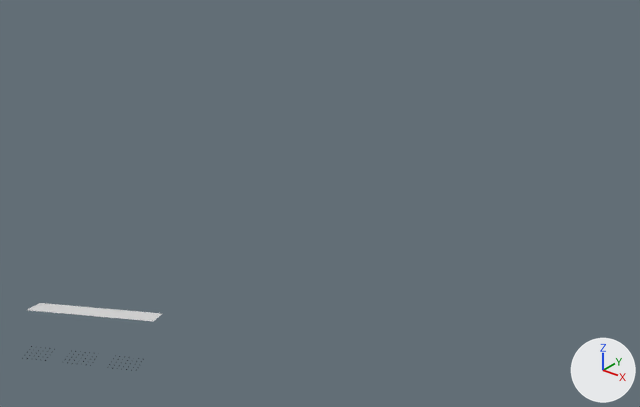
The Blender file blender_file/VUT_125/VUT_template.blend, before and after one commit.
Camera for both pictures: a 50 mm lens placed at (268.0, -166.0, 215.0), pointed at (-20.0, 194.0, -8.0). The axes (+X, +Y, +Z) are drawn at lower right. The lights are the same throughout.

The older version as bpy lines, for what is in view:
```python
me_plane_005 = bpy.data.meshes.new('Plane.005')
me_plane_005.from_pydata(...)  # 100 vertices, 76 faces; spans x -1.0..1.0, y -1.0..1.0, z 0.0
ob_start_plan = bpy.data.objects.new('Start plan', me_plane_005)
ob_start_plan.location = (2.0, 17.7, 15.6)
ob_start_plan.rotation_euler = (-0.308, -0.00171, 0.518)  # degrees (-18, -0.1, 30)
ob_start_plan.scale = (27.0, 6.0, 0.968)
```
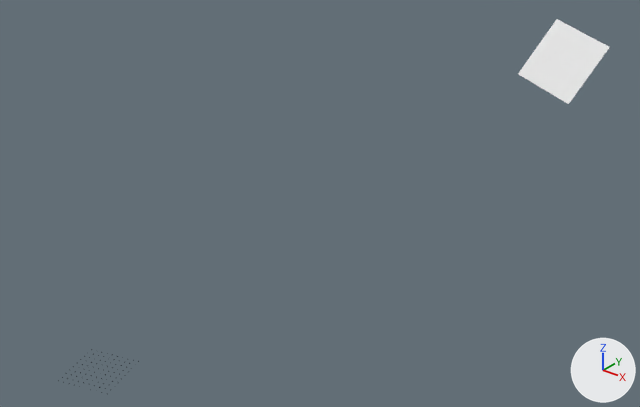
Where the newer file only moved an object's origin or applied its transform, the numbers keep the older frame.

Boxes [x1, y1, x2, y2] around the edits, measured in the pictures (640 x 407 px):
```json
{"object": "divak", "change": "added", "after": [518, 19, 610, 104]}
{"object": "Start plan", "change": "deleted", "before": [28, 303, 162, 321]}
```

Scene script edits in JSON lines:
```json
{"op": "add", "block": "me_plane_008", "code": ["me_plane_008 = bpy.data.meshes.new('Plane.008')", "me_plane_008.from_pydata(...)  # 100 vertices, 81 faces; spans x -1.0..1.0, y -1.0..1.0, z 0.0"]}
{"op": "remove", "block": "ob_start_plan", "code": ["ob_start_plan = bpy.data.objects.new('Start plan', me_plane_005)", "ob_start_plan.location = (2.0, 17.7, 15.6)", "ob_start_plan.rotation_euler = (-0.308, -0.00171, 0.518)  # degrees (-18, -0.1, 30)", "ob_start_plan.scale = (27.0, 6.0, 0.968)"]}
{"op": "add", "block": "ob_divak", "code": ["ob_divak = bpy.data.objects.new('divak', me_plane_008)", "ob_divak.location = (5.0, 454.0, 20.2)", "ob_divak.rotation_euler = (-2.188, 0.244, -0.17)  # degrees (-125, 14, -10)", "ob_divak.scale = (24.6, 25.2, 1.0)"]}
```
